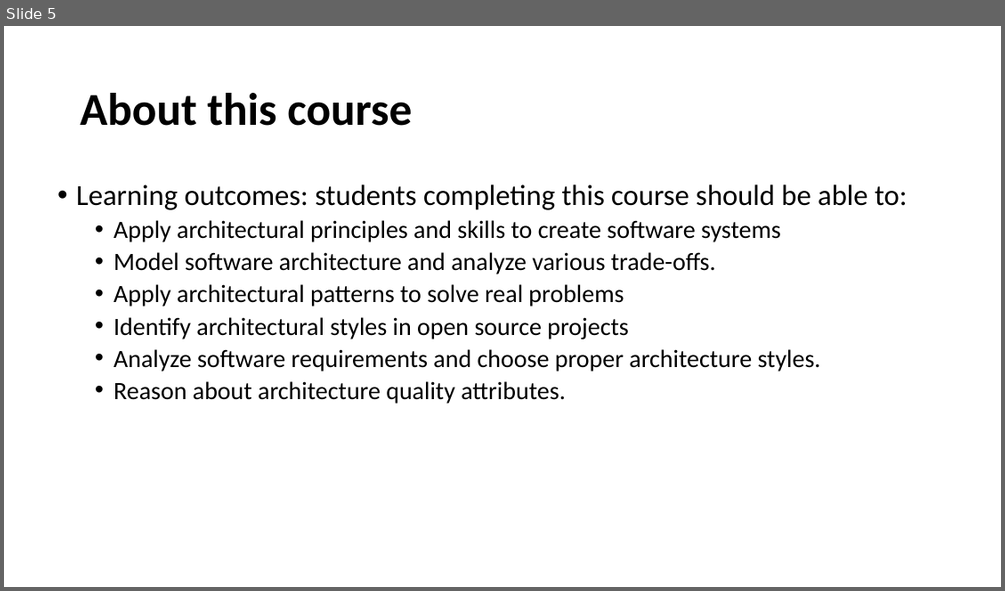
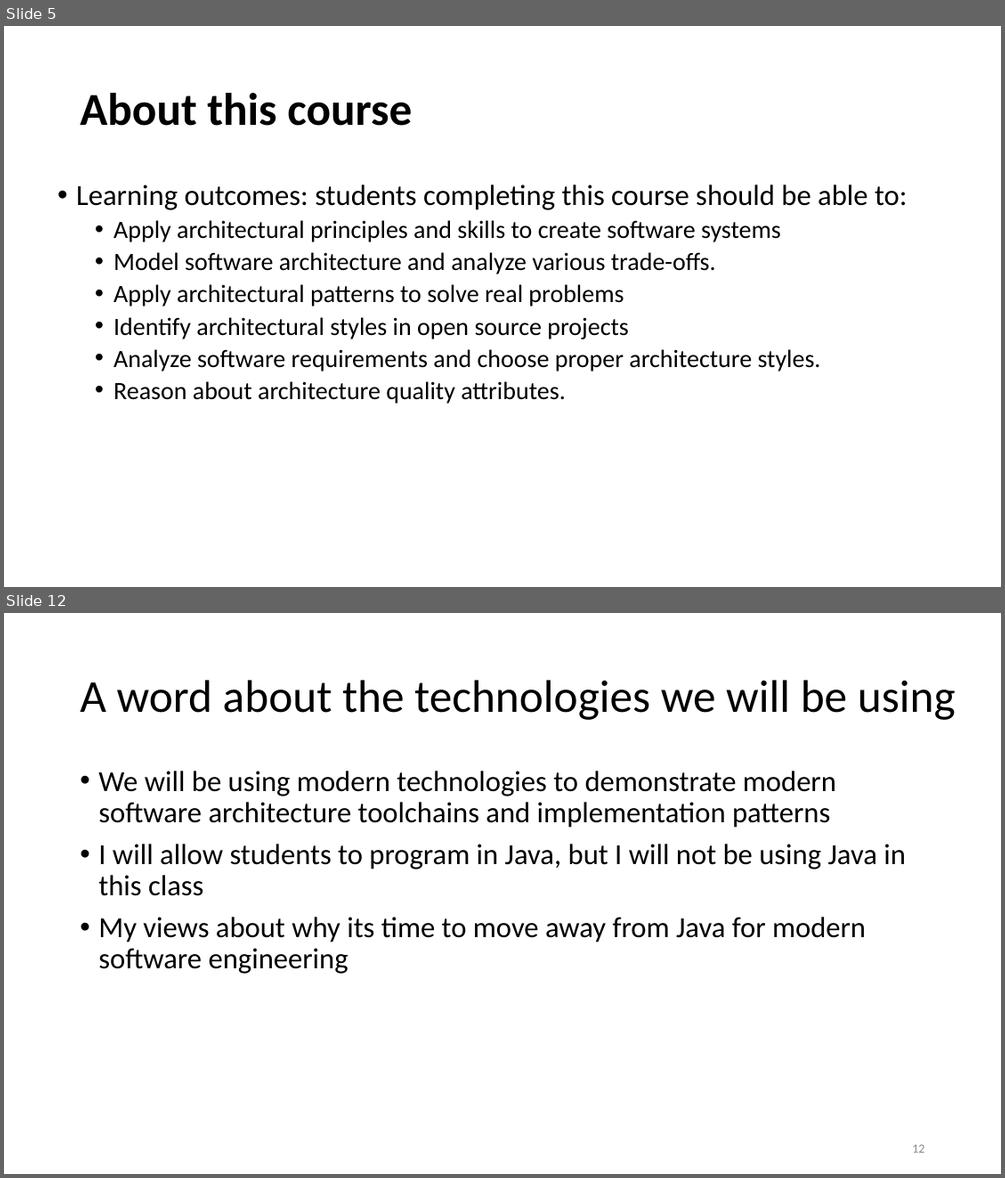
Before and after one commit to ArchitectingSoftware/SE577-SoftwareArchitecture, a slide deck: lectures/Week 1 - Course Overview.pptx. Shown one above the other, each under a label of ours: slide 5 before the commit, slides 5 and 12 after it; the slides between them are not shown. The pictures are 1005x591 and 1005x1178 pixels, drawn with LibreOffice and Linux fonts; fonts in the diff are those of the drawing. Boxes give left, top, right and bottom in pixels: in the first picture for what was removed or moved away, otherwise in the second. Text is boxed around its words. In the diff, an @@ line names an element or a change of style, - is before the commit and + after.

```diff
--- a/lectures/Week 1 - Course Overview.pptx
+++ b/lectures/Week 1 - Course Overview.pptx
@@ slide 12 added at (4, 613, 1001, 1174), background #FFFFFF @@
@@ title added at (80, 680, 955, 720), 44 pt, text #000000 @@
+A word about the technologies we will be using
@@ text added at (98, 771, 906, 973), 28 pt, text #000000 @@
+• We will be using modern technologies to demonstrate modern software architecture toolchains and implementation patterns
+• I will allow students to program in Java, but I will not be using Java in this class
+• My views about why its time to move away from Java for modern software engineering
@@ page number added at (912, 1144, 924, 1152), 12 pt, text #8C8C8C @@
+12
```
Also in this commit, not shown: 5 slides changed, 1 other slide added, 28 slides removed, 1 other file.
